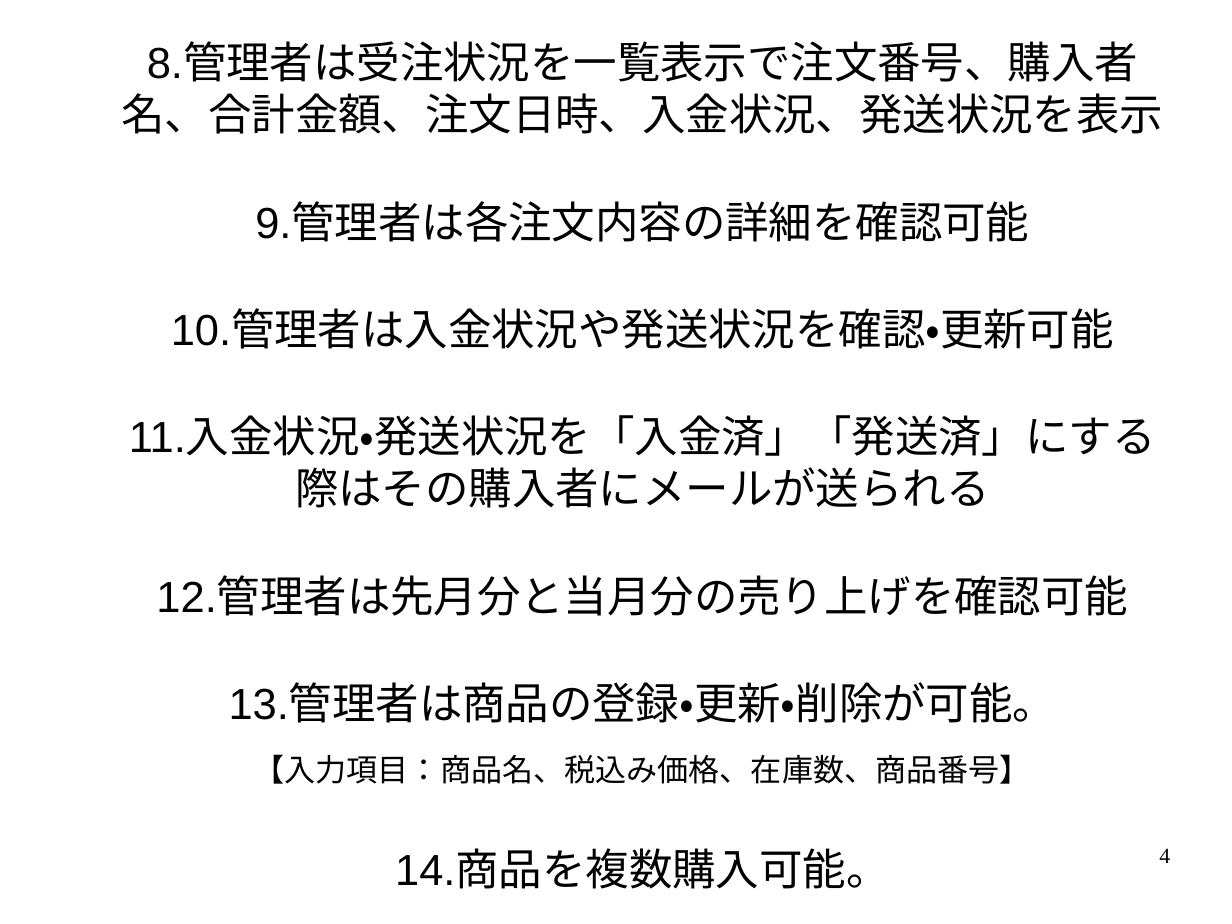
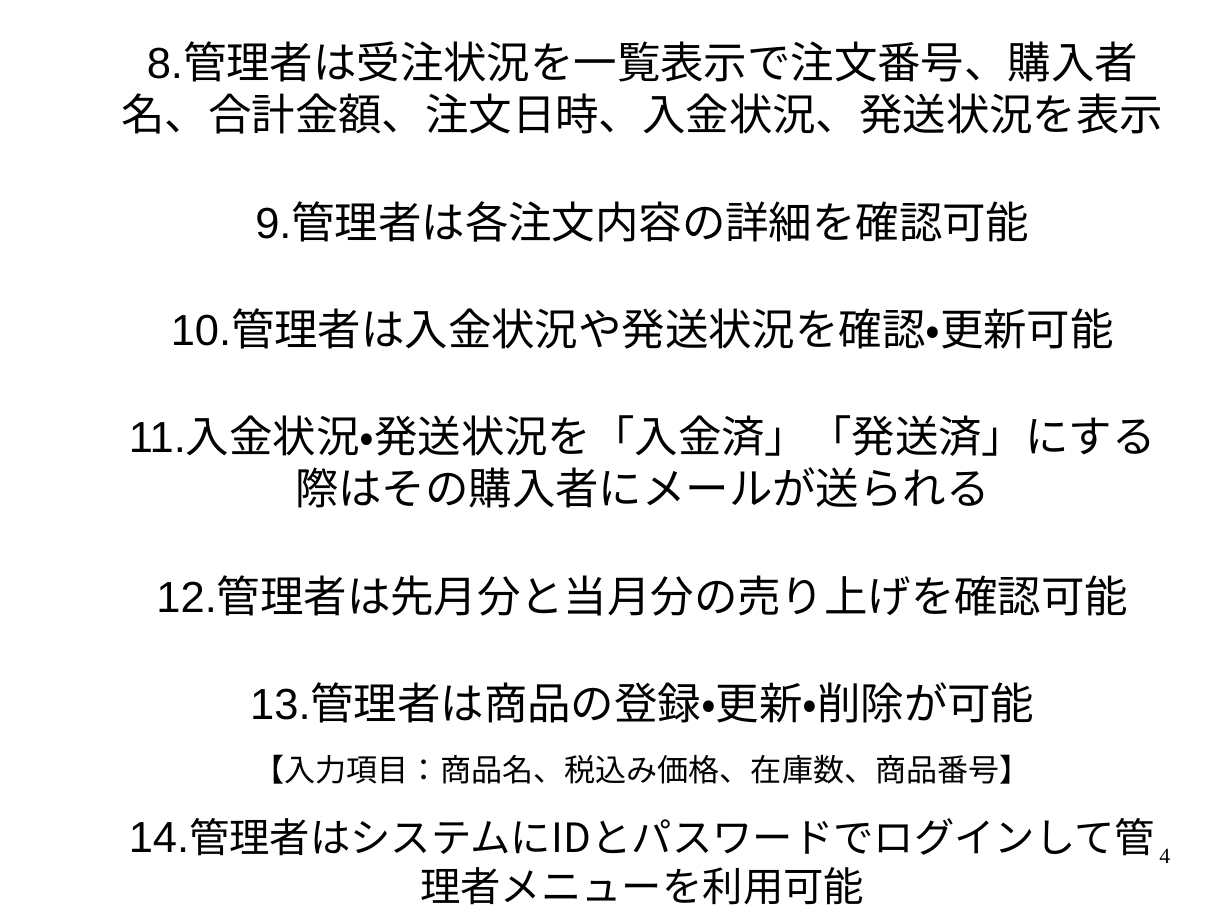
Before and after one commit to black1000/system, a slide deck: slide 4 of ユニフォームプレゼンテーション.odp. Drawn at 1232x924 pixels with LibreOffice and Linux fonts; fonts in the diff are those of the drawing. Boxes give left, top, right and bottom in pixels: in the first picture for what was removed or moved away, otherwise in the second. Text is boxed around its words. In the diff, an @@ line names an element or a change of style, - is before the commit and + after.

```diff
--- a/ユニフォームプレゼンテーション.odp
+++ b/ユニフォームプレゼンテーション.odp
@@ text at (x1=250, y1=684, x2=1034, y2=723): text changed @@
-13.管理者は商品の登録・更新・削除が可能。
+13.管理者は商品の登録・更新・削除が可能
@@ text at (x1=129, y1=818, x2=1155, y2=856): text changed; size 28 to 26 pt; font Arial to Noto Sans CJK JP @@
-14.商品を複数購入可能。
+14.管理者はシステムにIDとパスワードでログインして管理者メニューを利用可能
```
Also in this commit, not shown: 1 other slide changed, 1 slide added.
